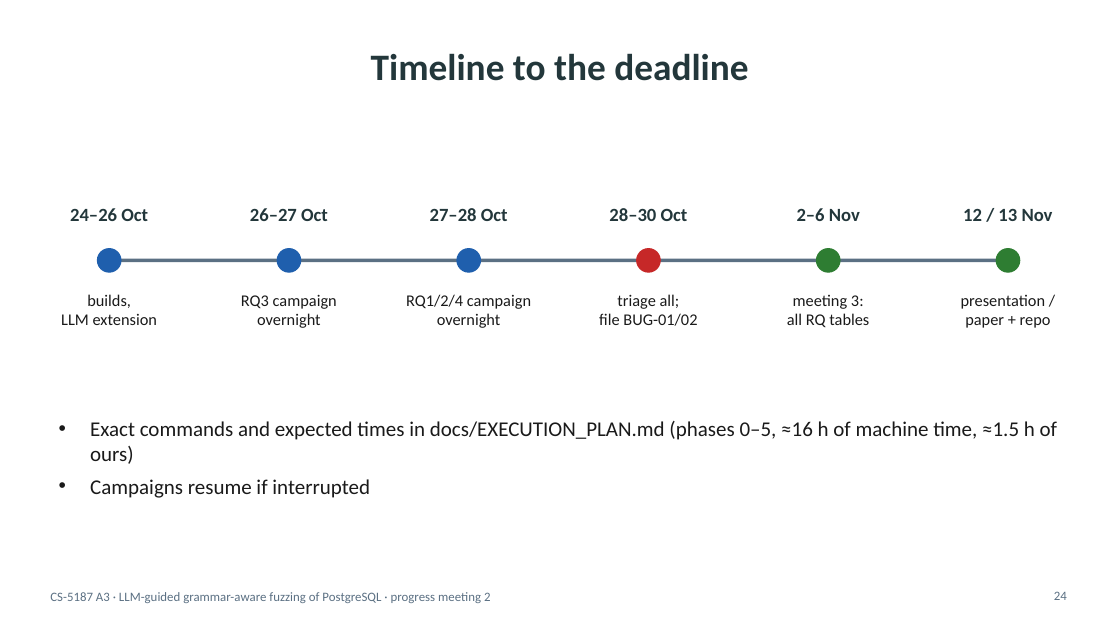
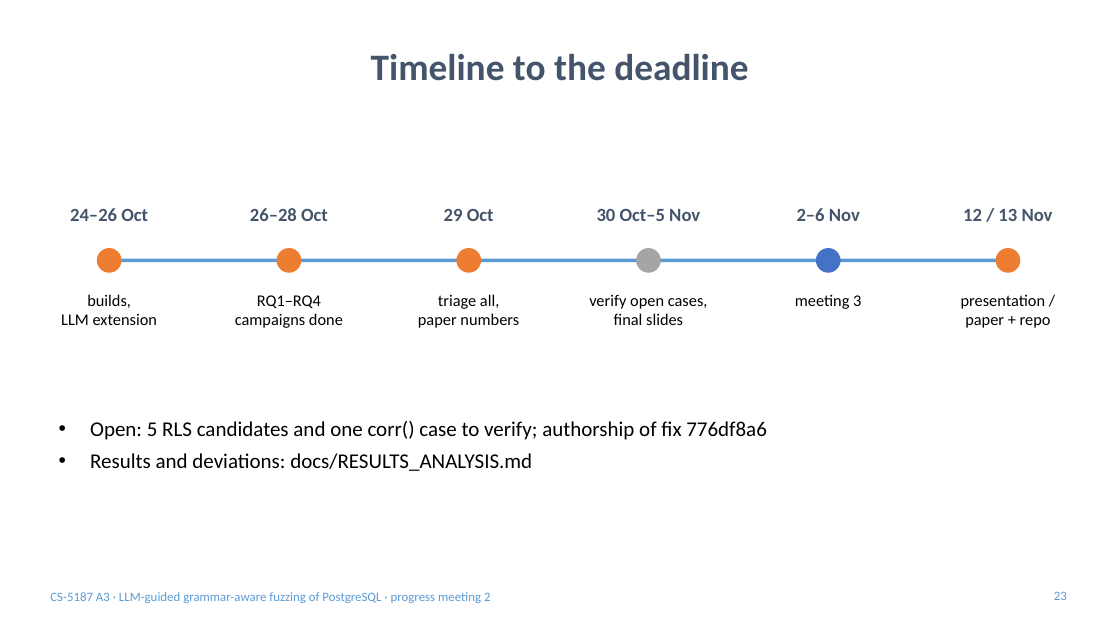
Before and after one commit to v28k/cs5187-term-project, a slide deck: slide 23 of docs/meeting2/slides/slides_meeting2.pptx (slide 24 before the commit). Drawn at 1120x630 pixels with LibreOffice and Linux fonts; fonts in the diff are those of the drawing. Boxes give left, top, right and bottom in pixels: in the first picture for what was removed or moved away, otherwise in the second. Text is boxed around its words. In the diff, an @@ line names an element or a change of style, - is before the commit and + after.

```diff
--- a/docs/meeting2/slides/slides_meeting2.pptx
+++ b/docs/meeting2/slides/slides_meeting2.pptx
@@ text at (250, 208, 328, 221): text changed; text colour #23373B to #44546A @@
-26–27 Oct
+26–28 Oct
@@ text at (444, 209, 494, 221): text changed; text colour #23373B to #44546A @@
-27–28 Oct
+29 Oct
@@ text at (597, 209, 700, 221): text changed; text colour #23373B to #44546A @@
-28–30 Oct
+30 Oct–5 Nov
@@ text colour #23373B to #44546A in 4 elements at (371, 54, 748, 81), (70, 208, 148, 221), (797, 208, 860, 221), (963, 209, 1053, 221) @@
@@ line (109, 260) - (1008, 260): stroke #5B7083 3 pt to #5B9BD5 3 pt @@
@@ fill #1F5FAD to #ED7D31; outline #1F5FAD 1 pt to #ED7D31 1 pt in 3 elements at (97, 249, 121, 272), (277, 249, 301, 272), (457, 249, 481, 272) @@
@@ ellipse at (637, 249, 660, 272): fill #C62828 to #A5A5A5; outline #C62828 1 pt to #A5A5A5 1 pt @@
@@ ellipse at (817, 249, 840, 272): fill #2E7D32 to #4472C4; outline #2E7D32 1 pt to #4472C4 1 pt @@
@@ ellipse at (996, 249, 1020, 272): fill #2E7D32 to #ED7D31; outline #2E7D32 1 pt to #ED7D31 1 pt @@
@@ text "builds," at (61, 294, 157, 325): text colour #1A1A1A to #000000 @@
@@ text at (235, 295, 343, 328): text changed; text colour #1A1A1A to #000000 @@
-RQ3 campaign
-overnight
+RQ1–RQ4
+campaigns done
@@ text at (418, 294, 519, 328): text changed; text colour #1A1A1A to #000000 @@
-RQ1/2/4 campaign
-overnight
+triage all,
+paper numbers
@@ text at (589, 295, 708, 325): text changed; text colour #1A1A1A to #000000 @@
-triage all;
-file BUG-01/02
+verify open cases,
+final slides
@@ text at (795, 294, 861, 309): text changed; text colour #1A1A1A to #000000 @@
-meeting 3:
-all RQ tables
+meeting 3
@@ text "presentation /" at (961, 295, 1051, 328): text colour #1A1A1A to #000000 @@
@@ text at (90, 421, 767, 471): text changed; text colour #1A1A1A to #000000 @@
-• Exact commands and expected times in docs/EXECUTION_PLAN.md (phases 0–5, ≈16 h of machine time, ≈1.5 h of ours)
-• Campaigns resume if interrupted
+• Open: 5 RLS candidates and one corr() case to verify; authorship of fix 776df8a6
+• Results and deviations: docs/RESULTS_ANALYSIS.md
@@ text "CS-5187 A3 · LLM-guided grammar-aware ..." at (50, 592, 490, 603): text colour #5B7083 to #5B9BD5 @@
@@ page number at (1054, 591, 1067, 600): text changed; text colour #5B7083 to #5B9BD5 @@
-24
+23
```
Also in this commit, not shown: 22 other slides changed, 3 slides added, 4 slides removed, 12 other files.
